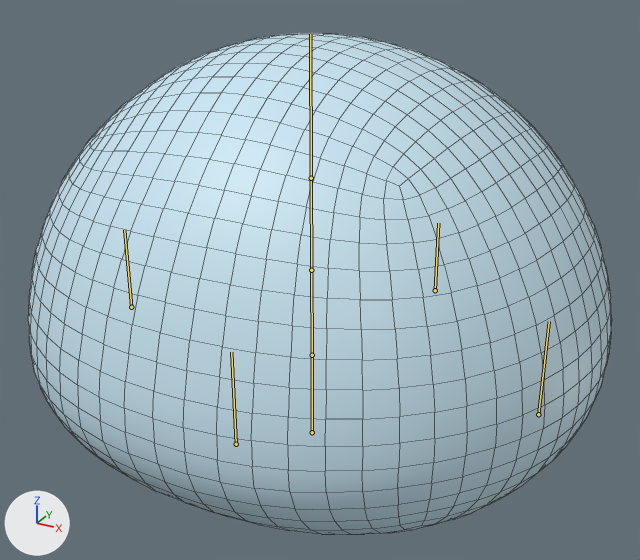
One commit to the Blender file RimuruTempestUnityProj/Assets/Blender/SlimeRimuru.blend: the scene before it, then after it.
Both versions are drawn from a 50 mm camera at (4.18, -7.43, 5.63) aimed at (0.03, 0.13, 1.85). The lights are fixed; the arrows at lower left show +X, +Y and +Z. Both versions are drawn at frame 12 of the action 'Walk'; the numbers are the values there. The bones that bend it are drawn over the model as lines. Mesh edges are drawn as thin lines.

Objects in the first picture: 'Slime.001'.
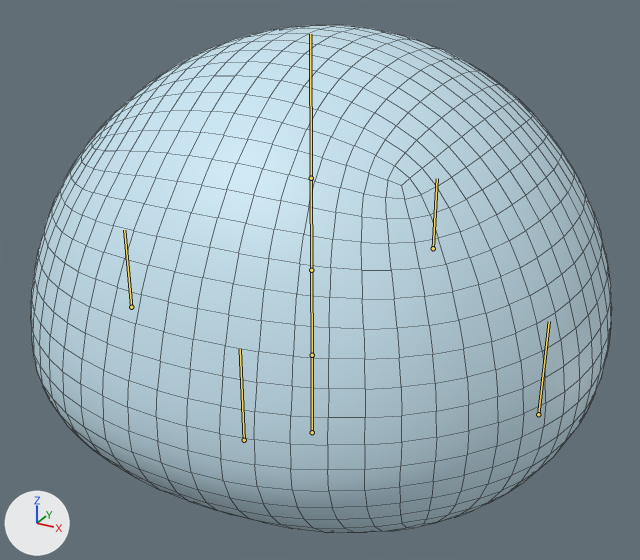
Where the change shows, as pixel boxes (x1, y1, x2, y2) in the pictures (640 x 560 px):
'Slime.001', posed: before (28, 33, 612, 535); after (31, 25, 612, 533)
bone 'Front', root to tip: before (435, 290) to (438, 223); after (433, 248) to (437, 178)
bone 'Back', root to tip: before (236, 444) to (231, 352); after (244, 440) to (240, 349)

The change in detail:
Bone 'Front' (bone_front) moves from (0.14, -0.47, -0.72) to (0.05, 0.11, -0.8).
Bone 'Back' (bone_back) moves from (-0.44, -0.22, 0.85) to (-0.5, -0.25, 0.96).
